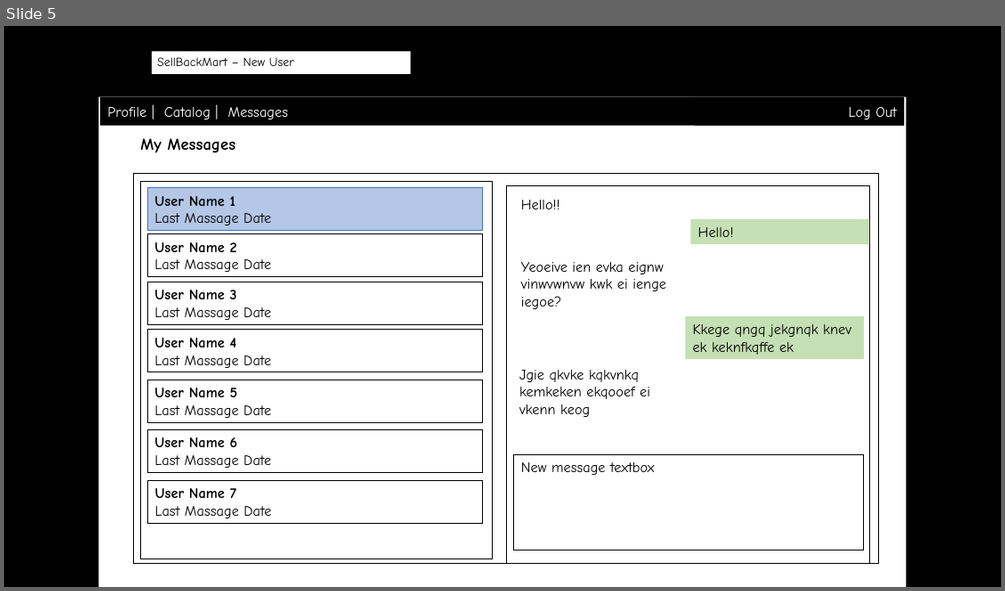
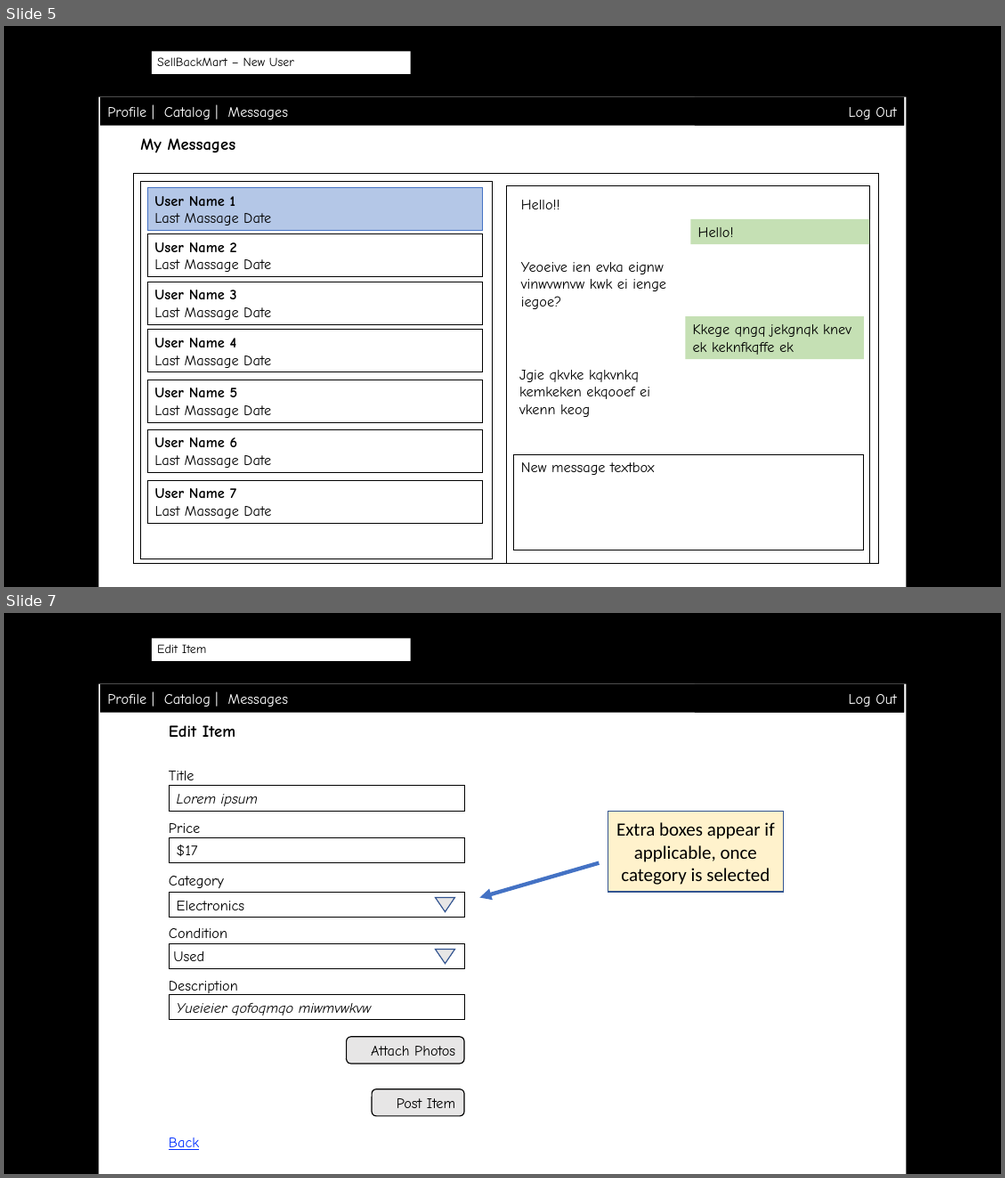
Before and after one commit to byllynho/SellBackMart, a slide deck: docs/wireframes/wireframes.pptx. Shown one above the other, each under a label of ours: slide 5 before the commit, slides 5 and 7 after it; the slides between them are not shown. The pictures are 1005x591 and 1005x1178 pixels, drawn with LibreOffice and Linux fonts; fonts in the diff are those of the drawing; background and template pictures are left out. Boxes give left, top, right and bottom in pixels: in the first picture for what was removed or moved away, otherwise in the second. Text is boxed around its words. In the diff, an @@ line names an element or a change of style, - is before the commit and + after.

```diff
--- a/docs/wireframes/wireframes.pptx
+++ b/docs/wireframes/wireframes.pptx
@@ slide 7 added at bbox=[4, 613, 1001, 1174], background picture (left out); not listed: 2 template elements that a slide beside it also shows @@
@@ text added at bbox=[157, 644, 207, 653], 12 pt, text #000000 @@
+Edit Item
@@ text added at bbox=[186, 661, 413, 683], 12 pt, text #000000 @@
+http://localhost:3000/edit_item_#
@@ rectangle added at bbox=[100, 684, 905, 713], fill #000000, 14 pt, text #FFFFFF @@
+Profile | Catalog | Messages
@@ rectangle added at bbox=[695, 684, 905, 713], fill #000000, 14 pt, text #FFFFFF @@
+Log Out
@@ text added at bbox=[169, 725, 235, 737], 16 pt, text #000000, bold @@
+Edit Item
@@ text added at bbox=[169, 771, 238, 1150], 14 pt, text #000000 @@
+Title
+Price
+Category
+Condition
+Description
+Back
@@ rectangle added at bbox=[170, 786, 465, 811], outline #000000 0.75 pt, 14 pt, text #000000, italic @@
+Lorem ipsum
@@ rectangle added at bbox=[607, 811, 783, 892], fill #FFF2CC, outline #325491 1 pt, 18 pt, text #000000 @@
+Extra boxes appear if applicable, once category is selected
@@ rectangle added at bbox=[170, 837, 465, 863], outline #000000 0.75 pt, 14 pt, text #000000 @@
+$17
@@ arrow added from (599, 863) to (479, 897), #4472C4 3.75 pt @@
@@ rectangle added at bbox=[170, 892, 465, 917], outline #000000 0.75 pt @@
@@ text added at bbox=[177, 900, 245, 910], 14 pt, text #000000 @@
+Electronics
@@ triangle added at bbox=[436, 897, 455, 911], fill #E7E6E6, outline #325491 1 pt @@
@@ rectangle added at bbox=[170, 943, 465, 969], outline #000000 0.75 pt @@
@@ text added at bbox=[173, 951, 204, 961], 14 pt, text #000000 @@
+Used
@@ triangle added at bbox=[436, 949, 455, 963], fill #E7E6E6, outline #325491 1 pt @@
@@ rectangle added at bbox=[170, 995, 465, 1020], outline #000000 0.75 pt, 14 pt, text #000000, italic @@
+Yueieier qofoqmqo miwmvwkvw
@@ rounded rectangle added at bbox=[347, 1037, 465, 1063], fill #E7E6E6, outline #000000 1 pt, 14 pt, text #000000 @@
+Attach Photos
@@ rounded rectangle added at bbox=[372, 1089, 465, 1116], fill #E7E6E6, outline #000000 1 pt, 14 pt, text #000000 @@
+Post Item
```
Also in this commit, not shown: 1 slide changed, 2 other slides added, 4 other files.
